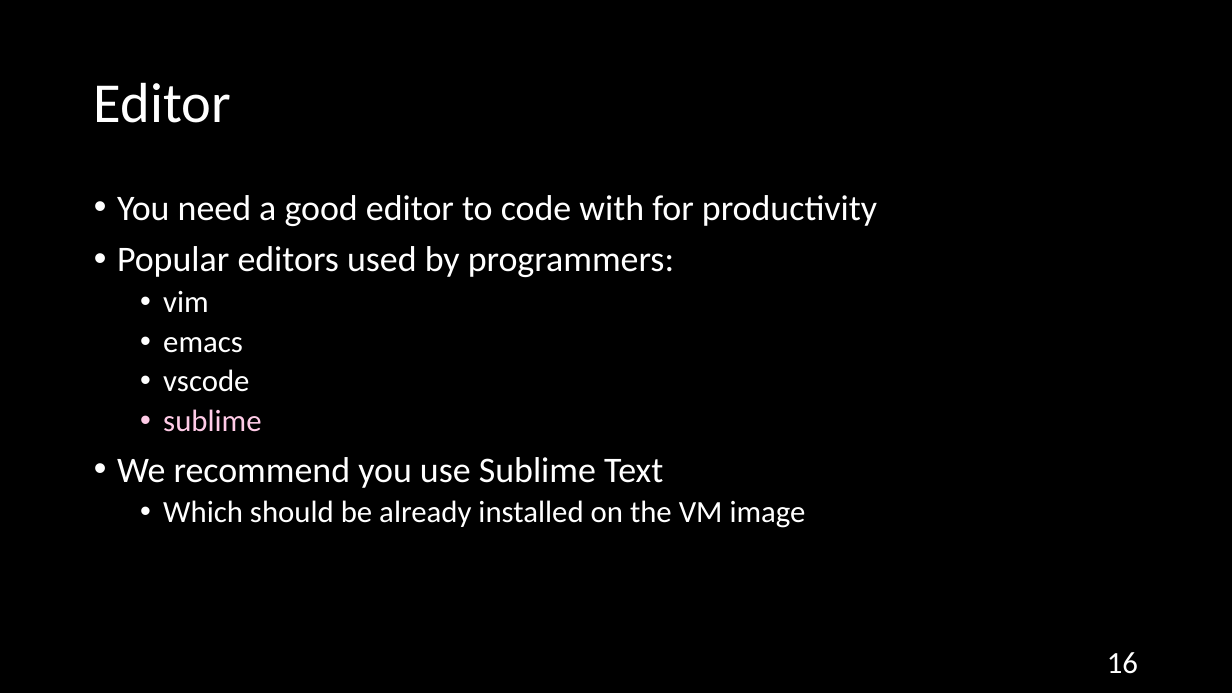
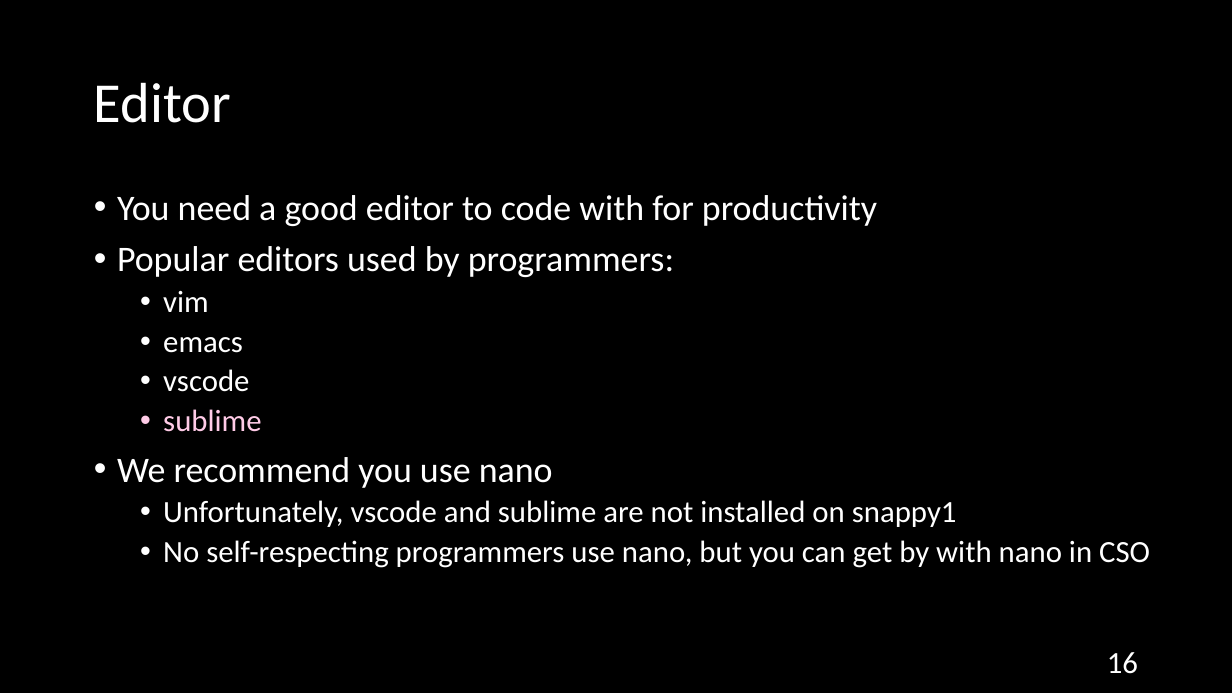
Before and after one commit to NYU-CSO/nyu-cso.github.io, a slide deck: slide 16 of rec-notes/r01.pptx. Drawn at 1232x693 pixels with LibreOffice and Linux fonts; fonts in the diff are those of the drawing. Boxes give left, top, right and bottom in pixels: in the first picture for what was removed or moved away, otherwise in the second. Text is boxed around its words. In the diff, an @@ line names an element or a change of style, - is before the commit and + after.

```diff
--- a/rec-notes/r01.pptx
+++ b/rec-notes/r01.pptx
@@ text at (x1=117, y1=457, x2=1150, y2=568): text changed @@
-• We recommend you use Sublime Text
-  • Which should be already installed on the VM image
+• We recommend you use nano
+  • Unfortunately, vscode and sublime are not installed on snappy1
+  • No self-respecting programmers use nano, but you can get by with nano in CSO
```
Also in this commit, not shown: 9 other slides changed, 3 other files.
